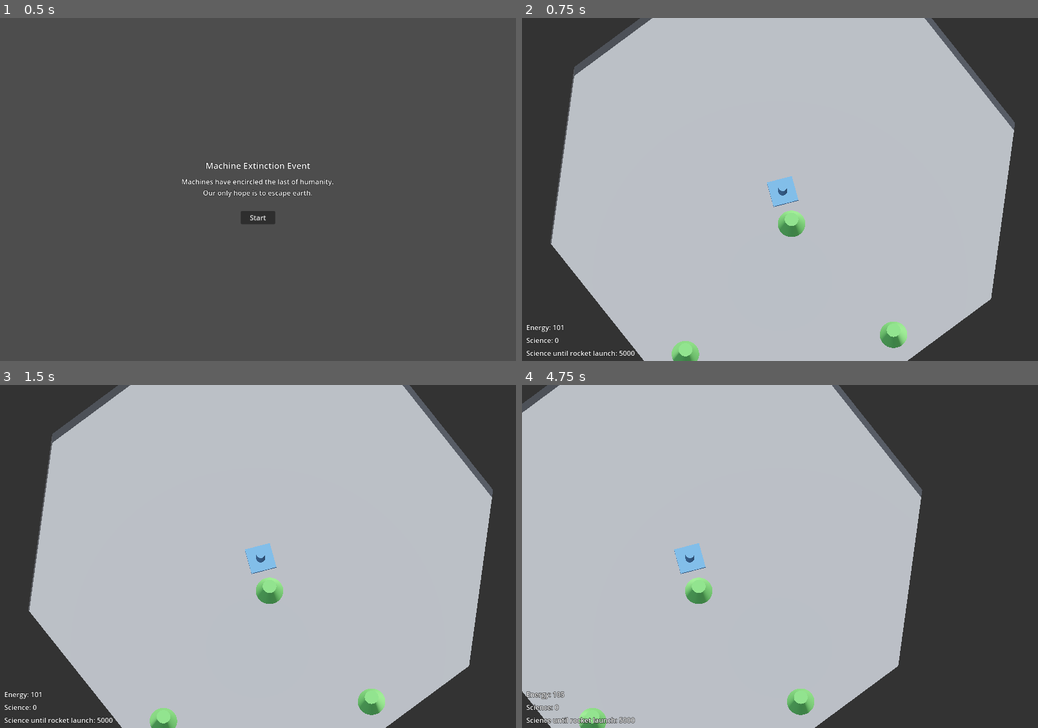
Above: before the commit, frames 1-4 (two rows, left to right).
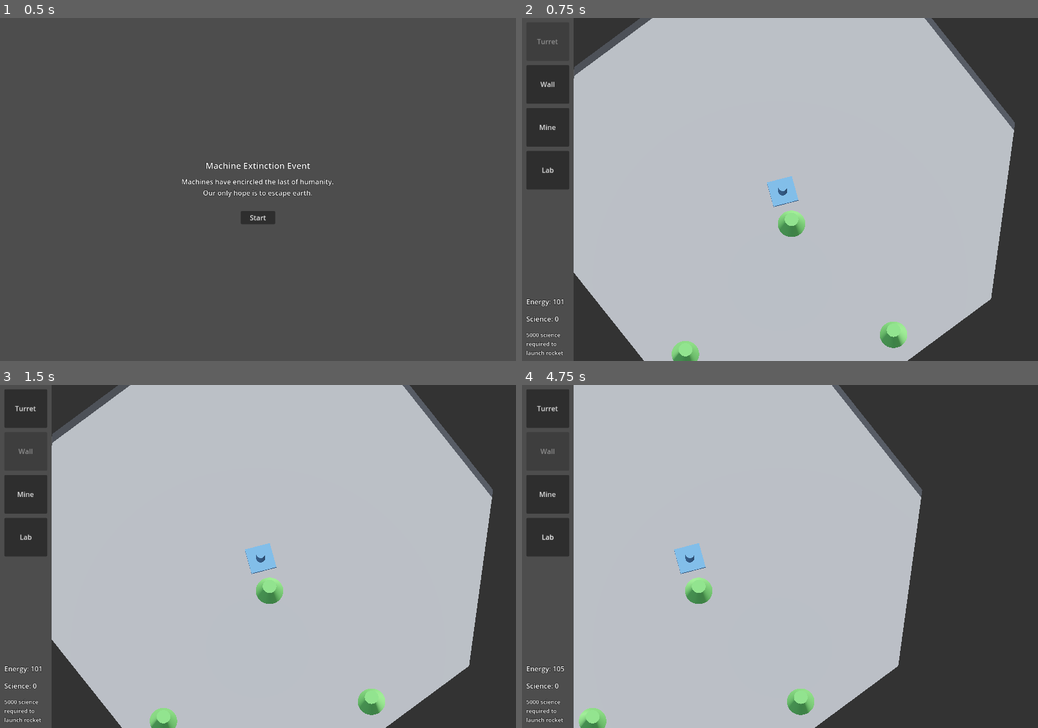
Above: after the commit, the same moments.

Repository: mcjohnalds/machine-extinction-event
Game: Godot game, scene res://main.tscn
Same seed, same stepped clock (60 frames per second), same inputs: the game is played once before the commit and once after it.
Inputs (mouse positions are in pixels of both pictures, inside the frame that each line leads up to):
- Up to frame 1 (0.5 s): no input
- Up to frame 2 (0.75 s): click "Start" at 0.5 s
- Up to frame 3 (1.5 s): click (25, 450) at 1.25 s, where only the run after the commit has a clickable "Wall"
- Up to frame 4 (4.75 s): click (547, 409) at 2 s, where only the run after the commit has a clickable "Turret"; click (547, 494) at 2.75 s, where only the run after the commit has a clickable "Mine"; click (547, 535) at 3.5 s, where only the run after the commit has a clickable "Lab"; tap Enter at 4.25 s; move the mouse to (893, 539) at 4.27 s; hold D from 4.28 s (still down); tap 1 at 4.35 s; click (893, 539) at 4.42 s; tap 2 at 4.55 s

Frame 1 is identical in both runs. In frame 2, 6.3% of the frame differs, in the area x 0-22%, y 0-100%; in frame 3, 6.3%; in frame 4, 9.9%.

Commit message:
add build buttons

Diff:
--- a/game.gd
+++ b/game.gd
@@ -2,12 +2,13 @@
 
 signal won
 signal lost
+const SCIENCE_REQUIRED_TO_LAUNCH := 5000
 const BUILDING_COMPLETION_DURATION := 10.0
 const ENEMY_SPAWN_DISTANCE_FROM_PLAYER := 30.0
 const CAMERA_SPEED := 6.0
 const TURRET_RADIUS := 5.0
 enum GameResult {WON, LOST}
-enum BuildingType {TURRET, WALL, MINE, LAB, INVALID}
+enum BuildingType {TURRET, WALL, MINE, LAB}
 const BUILDING_ENERGY_COST = {
 	BuildingType.TURRET: 50,
 	BuildingType.WALL: 10,
@@ -40,9 +41,13 @@
 @onready var enemies := $Enemies as Node
 @onready var buildings := $Buildings as Node
 @onready var hud := $HUD as CanvasLayer
+@onready var turret_button := $HUD/TurretButton as Button
+@onready var wall_button := $HUD/WallButton as Button
+@onready var mine_button := $HUD/MineButton as Button
+@onready var lab_button := $HUD/LabButton as Button
 @onready var energy_label := $HUD/EnergyLabel as Label
 @onready var science_label := $HUD/ScienceLabel as Label
-@onready var science_remaining_label := $HUD/ScienceRemainingLabel as Label
+@onready var science_required_label := $HUD/ScienceRequiredLabel as Label
 @onready var tooltip_label := $HUD/TooltipLabel as Label
 @onready var warning_label := $HUD/WarningLabel as Control
 @onready var cinematic_bars := $CinematicBars as CanvasLayer
@@ -67,8 +72,24 @@
 
 
 func _ready() -> void:
+	science_required_label.text = (
+		"%s science required to launch rocket" % SCIENCE_REQUIRED_TO_LAUNCH
+	)
 	set_science(science)
 	set_energy(energy)
+
+	turret_button.pressed.connect(func() -> void:
+		select_building_type(BuildingType.TURRET)
+	)
+	wall_button.pressed.connect(func() -> void:
+		select_building_type(BuildingType.WALL)
+	)
+	mine_button.pressed.connect(func() -> void:
+		select_building_type(BuildingType.MINE)
+	)
+	lab_button.pressed.connect(func() -> void:
+		select_building_type(BuildingType.LAB)
+	)
 
 	camera_offset = camera.position
 	grid_to_building[Vector2i(0, 0)] = launchpad
@@ -103,21 +124,13 @@
 		if e.pressed:
 			match e.keycode:
 				KEY_1:
-					building_type = BuildingType.TURRET
-					hide_ghost_children()
-					ghost_turret.visible = true
+					select_building_type(BuildingType.TURRET)
 				KEY_2:
-					building_type = BuildingType.WALL
-					hide_ghost_children()
-					ghost_wall.visible = true
+					select_building_type(BuildingType.WALL)
 				KEY_3:
-					building_type = BuildingType.MINE
-					hide_ghost_children()
-					ghost_mine.visible = true
+					select_building_type(BuildingType.MINE)
 				KEY_4:
-					building_type = BuildingType.LAB
-					hide_ghost_children()
-					ghost_lab.visible = true
+					select_building_type(BuildingType.LAB)
 
 
 func _on_ground_input_event(
@@ -272,8 +285,7 @@
 func set_science(new_science: int) -> void:
 	science = new_science
 	science_label.text = "Science: %s" % science
-	var remaining := maxi(0, 5000 - new_science)
-	science_remaining_label.text = "Science until rocket launch: %s" % remaining
+	var remaining := maxi(0, SCIENCE_REQUIRED_TO_LAUNCH - new_science)
 	if remaining == 0:
 		play_game_over_sequence(GameResult.WON)
 
@@ -363,15 +375,16 @@
 		roundi(mouse_position_3d.x),
 		roundi(mouse_position_3d.z)
 	)
-	var building_under_mouse_type := (
-		BuildingType.TURRET if grid_to_building[grid_coord] is Turret
-		else BuildingType.WALL if grid_to_building[grid_coord] is Wall
-		else BuildingType.MINE if grid_to_building[grid_coord] is Mine
-		else BuildingType.LAB if grid_to_building[grid_coord] is Lab
-		else BuildingType.INVALID
-	)
-	assert(building_under_mouse_type != BuildingType.INVALID)
-	return BUILDING_ENERGY_SELL_VALUE[building_under_mouse_type]
+	if grid_to_building[grid_coord] is Turret:
+		return BuildingType.TURRET
+	if grid_to_building[grid_coord] is Wall:
+		return BuildingType.WALL
+	if grid_to_building[grid_coord] is Mine:
+		return BuildingType.MINE
+	if grid_to_building[grid_coord] is Lab:
+		return BuildingType.LAB
+	push_error("Invalid state")
+	return BuildingType.TURRET
 
 
 func process_camera_wasd(delta: float) -> void:
@@ -569,3 +582,25 @@
 			)
 			if randf() < 0.03 and not close_to_launchpad:
 				add_uranium(Vector2i(row, col))
+
+
+func select_building_type(t: BuildingType) -> void:
+	building_type = t
+	hide_ghost_children()
+	turret_button.disabled = false
+	wall_button.disabled = false
+	mine_button.disabled = false
+	lab_button.disabled = false
+	match t:
+		BuildingType.TURRET:
+			ghost_turret.visible = true
+			turret_button.disabled = true
+		BuildingType.WALL:
+			ghost_wall.visible = true
+			wall_button.disabled = true
+		BuildingType.MINE:
+			ghost_mine.visible = true
+			mine_button.disabled = true
+		BuildingType.LAB:
+			ghost_lab.visible = true
+			lab_button.disabled = true
--- a/game.tscn
+++ b/game.tscn
@@ -122,26 +122,33 @@
 
 [node name="HUD" type="CanvasLayer" parent="."]
 
+[node name="ColorRect" type="ColorRect" parent="HUD"]
+offset_right = 120.0
+offset_bottom = 800.0
+color = Color(0.301961, 0.301961, 0.301961, 1)
+
 [node name="EnergyLabel" type="Label" parent="HUD"]
 offset_left = 10.0
-offset_top = 710.0
+offset_top = 650.0
 offset_right = 90.0
-offset_bottom = 733.0
+offset_bottom = 673.0
 text = "Energy: 0"
 
 [node name="ScienceLabel" type="Label" parent="HUD"]
 offset_left = 10.0
-offset_top = 740.0
+offset_top = 690.0
 offset_right = 90.0
-offset_bottom = 763.0
+offset_bottom = 713.0
 text = "Science: 0"
 
-[node name="ScienceRemainingLabel" type="Label" parent="HUD"]
-offset_left = 10.0
-offset_top = 770.0
-offset_right = 248.0
-offset_bottom = 793.0
-text = "Science until rocket launch: 0"
+[node name="ScienceRequiredLabel" type="Label" parent="HUD"]
+offset_left = 10.0
+offset_top = 730.0
+offset_right = 120.0
+offset_bottom = 790.0
+theme_override_font_sizes/font_size = 13
+text = "1234 science required to launch rocket"
+autowrap_mode = 3
 
 [node name="TooltipLabel" type="Label" parent="HUD"]
 visible = false
@@ -159,6 +166,35 @@
 horizontal_alignment = 1
 vertical_alignment = 1
 
+[node name="TurretButton" type="Button" parent="HUD"]
+offset_left = 10.0
+offset_top = 10.0
+offset_right = 110.0
+offset_bottom = 100.0
+disabled = true
+text = "Turret"
+
+[node name="WallButton" type="Button" parent="HUD"]
+offset_left = 10.0
+offset_top = 110.0
+offset_right = 110.0
+offset_bottom = 200.0
+text = "Wall"
+
+[node name="MineButton" type="Button" parent="HUD"]
+offset_left = 10.0
+offset_top = 210.0
+offset_right = 110.0
+offset_bottom = 300.0
+text = "Mine"
+
+[node name="LabButton" type="Button" parent="HUD"]
+offset_left = 10.0
+offset_top = 310.0
+offset_right = 110.0
+offset_bottom = 400.0
+text = "Lab"
+
 [node name="CinematicBars" type="CanvasLayer" parent="."]
 visible = false
 
--- a/theme.tres
+++ b/theme.tres
@@ -1,5 +1,8 @@
-[gd_resource type="Theme" format=3 uid="uid://dd40wdgage8g7"]
+[gd_resource type="Theme" load_steps=2 format=3 uid="uid://dd40wdgage8g7"]
+
+[sub_resource type="StyleBoxEmpty" id="StyleBoxEmpty_l3ba6"]
 
 [resource]
+Button/styles/focus = SubResource("StyleBoxEmpty_l3ba6")
 Label/colors/font_outline_color = Color(0, 0, 0, 1)
 Label/constants/outline_size = 3
